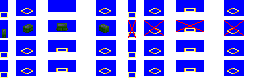
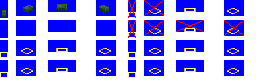
Layers edited between the first and the second 256×80 image:
renamed "large hopper" to "small hopper", painted on it over [2, 4, 109, 38]
painted on "Layer 1" over [0, 0, 164, 18]
